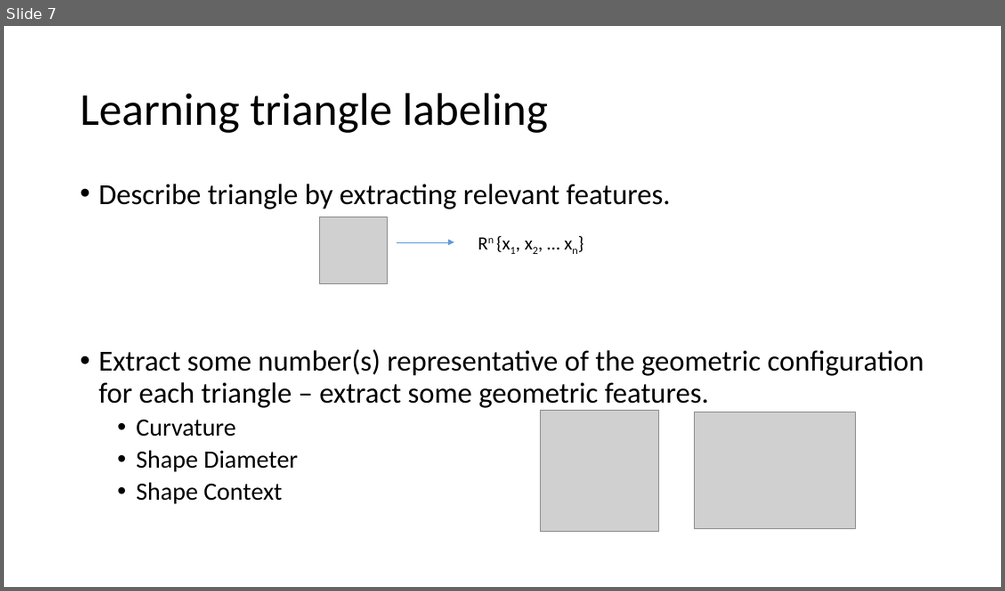
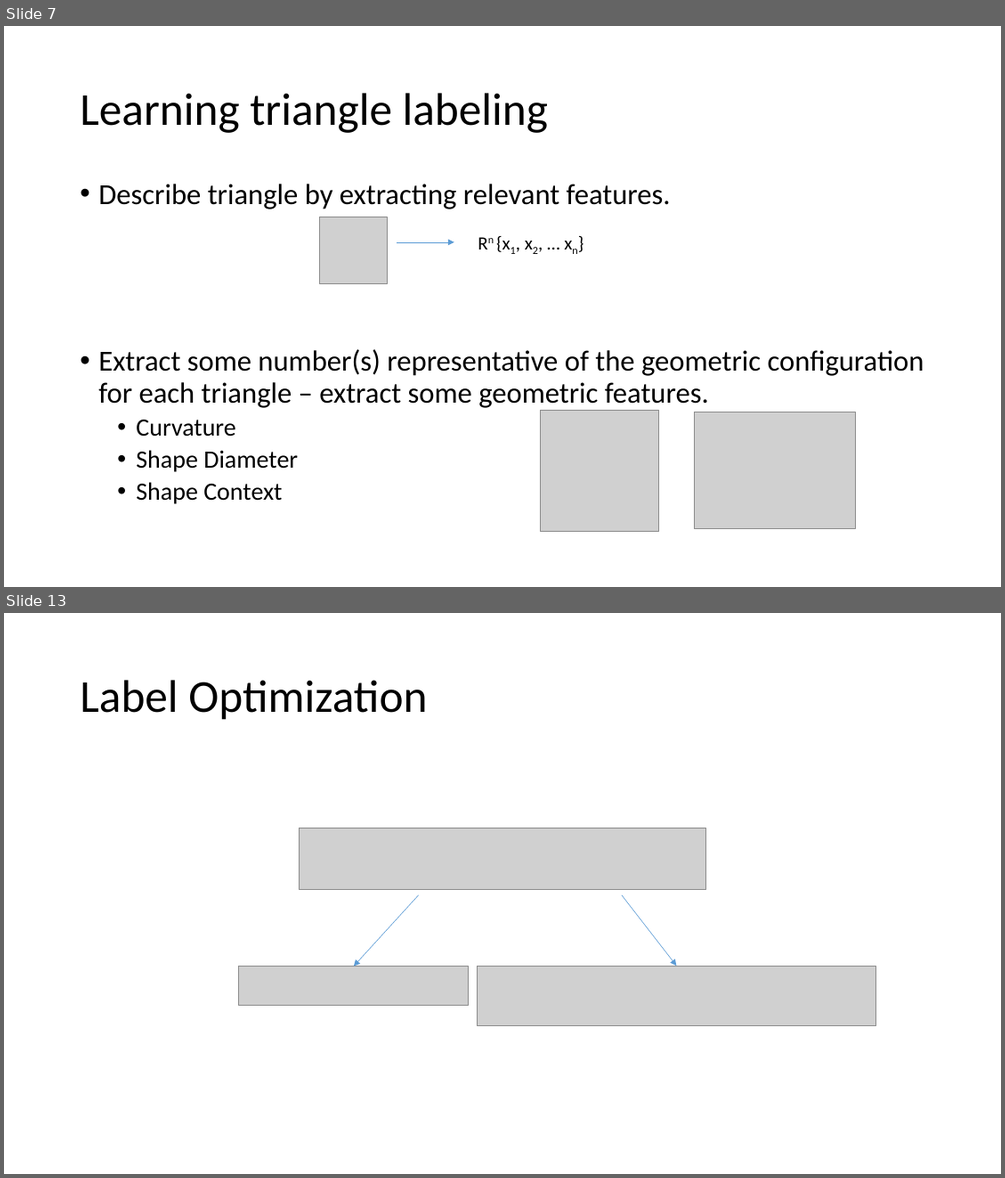
Before and after one commit to indivisibleatom/lectureNotes, a slide deck: sources/Guo_Mesh_Labeling.pptx. Shown one above the other, each under a label of ours: slide 7 before the commit, slides 7 and 13 after it; the slides between them are not shown. The pictures are 1005x591 and 1005x1178 pixels, drawn with LibreOffice and Linux fonts; fonts in the diff are those of the drawing; grey boxes stand for pictures. Boxes give left, top, right and bottom in pixels: in the first picture for what was removed or moved away, otherwise in the second. Text is boxed around its words. In the diff, an @@ line names an element or a change of style, - is before the commit and + after.

Commit message:
Updating presentation on Mesh Labeling:

```diff
--- a/sources/Guo_Mesh_Labeling.pptx
+++ b/sources/Guo_Mesh_Labeling.pptx
@@ slide 13 added at bbox=[4, 613, 1001, 1174], background #FFFFFF @@
@@ title added at bbox=[80, 680, 427, 720], 44 pt, text #000000 @@
+Label Optimization
@@ picture added at bbox=[299, 827, 706, 890] @@
@@ arrow added from (418, 895) to (354, 966), #5B9BD5 0.5 pt @@
@@ arrow added from (622, 895) to (676, 966), #5B9BD5 0.5 pt @@
@@ picture added at bbox=[239, 966, 469, 1005] @@
@@ picture added at bbox=[477, 966, 876, 1026] @@
```
Also in this commit, not shown: 4 slides changed, 12 other slides added, 1 slide removed.
